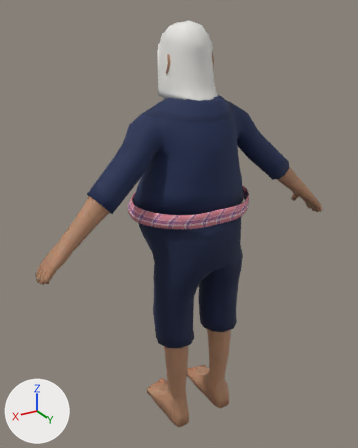
One commit to the Blender file assets/models/human_elder_male/human_elder_male_fat.blend: the scene before it, then after it.
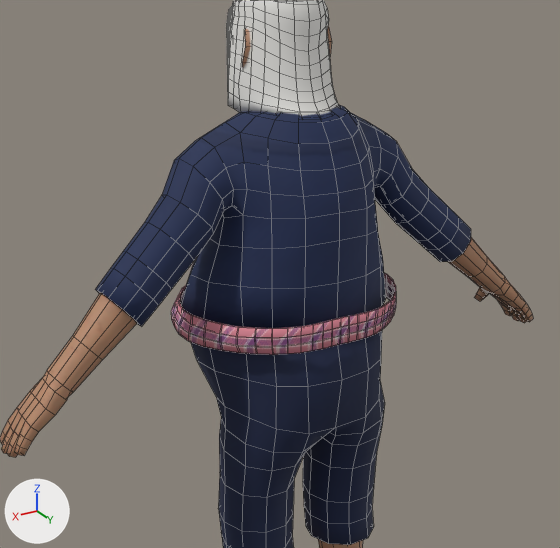
There are two pictures of each version: one whole from a 50 mm camera at (1.004, 1.516, 1.694) aimed at (0.026, -0.115, 0.878), one close up on the part from 10% to 94% of the width and 9% to 75% of the height. Arrows for +X, +Y and +Z are at lower left; the lights stay in place. The last two pictures show the newer version. The close-ups show mesh edges as thin lines.

Objects in the first close-up: 'Body', 'Cloth_mohom', 'Cloth_mohom_sash', 'Hair_long_white_beard'.
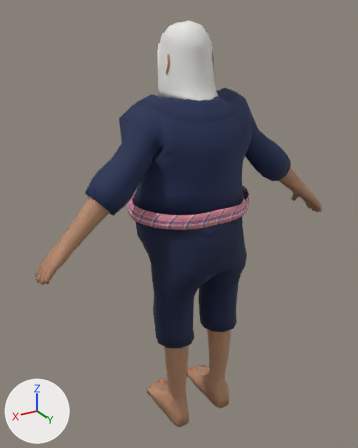
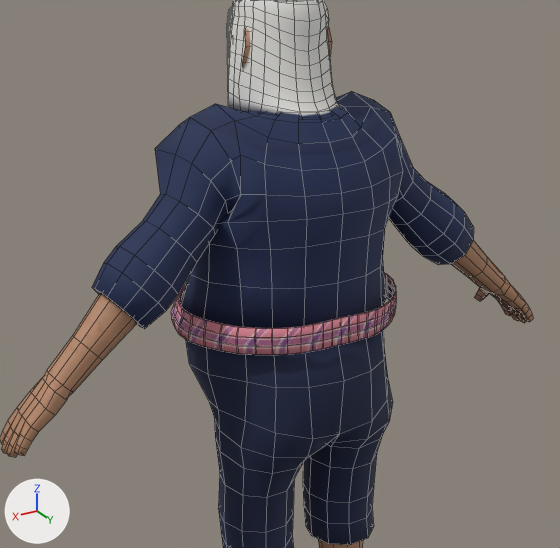
Location of each change, (x1, y1, x2, y2) in pixels of the close-ups (560 x 548 px; the box of a moved part takes in the faces that stretch with it):
'Cloth_mohom', reshaped: before (95, 105, 471, 548); after (92, 91, 474, 548)
part 1 of me_cloth_mohom, moved or reshaped: before (95, 105, 471, 327); after (92, 91, 474, 329)
part 2 of me_cloth_mohom, moved or reshaped: before (191, 330, 385, 497); after (186, 330, 393, 497)

Diff of the bpy script that builds the scene:
```diff
--- a/assets/models/human_elder_male/human_elder_male_fat.blend.py
+++ b/assets/models/human_elder_male/human_elder_male_fat.blend.py
@@ me_cloth_mohom @@
 # used by ob_cloth_mohom; location = (0.0, 0.0, 0.0)
-me_cloth_mohom.from_pydata(...)  # 537 vertices, 496 faces; spans x -0.446..0.446, y -0.29..0.142, z 0.404..1.41
+me_cloth_mohom.from_pydata(...)  # 537 vertices, 496 faces; spans x -0.452..0.452, y -0.29..0.151, z 0.404..1.422
+# me_cloth_mohom part 1: 220 of 537 vertices moved; they spanned x -0.446..0.446, y -0.16..0.117, z 1.035..1.403 and now span x -0.452..0.452, y -0.187..0.126, z 1.029..1.422; mean shift (0.0, -0.001, 0.002); largest move (-0.151, -0.119, 1.271) -> (-0.173, -0.176, 1.256)
+# me_cloth_mohom part 2: 74 of 537 vertices moved; they spanned x -0.2..0.21, y -0.282..0.142, z 0.689..0.953 and now span x -0.215..0.227, y -0.282..0.151, z 0.686..0.953; mean shift (0.0, 0.001, -0.003); largest move (0.0, 0.009, 0.75) -> (0.0, 0.009, 0.732)
 me_cloth_mohom.materials.append(mat_cloth_elder_male_mohom)
```
